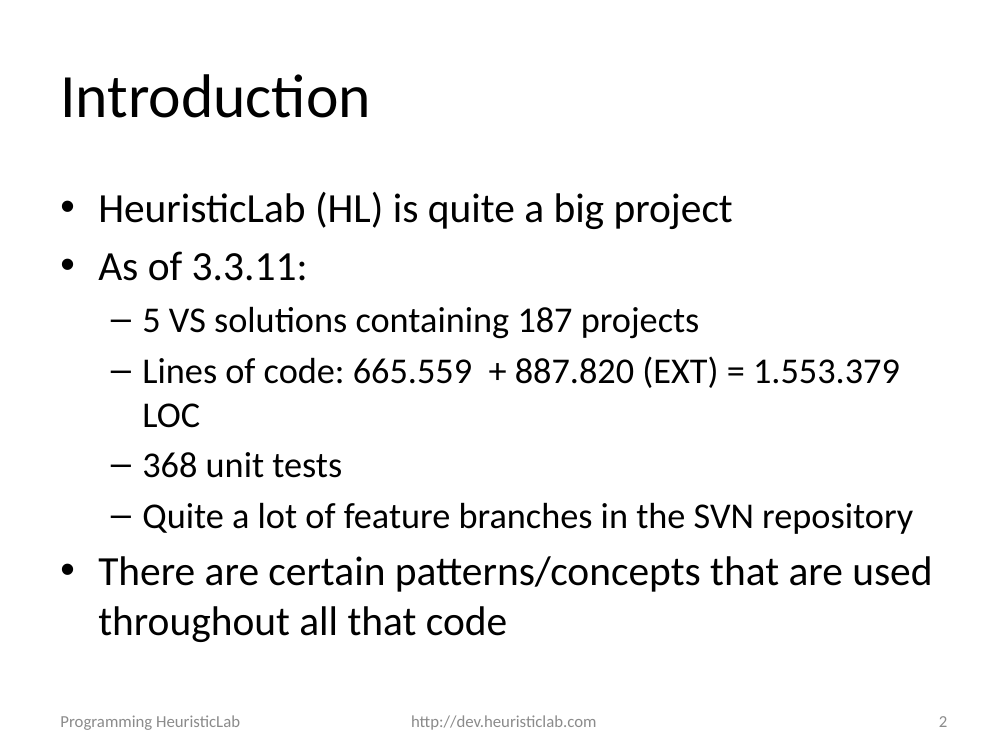
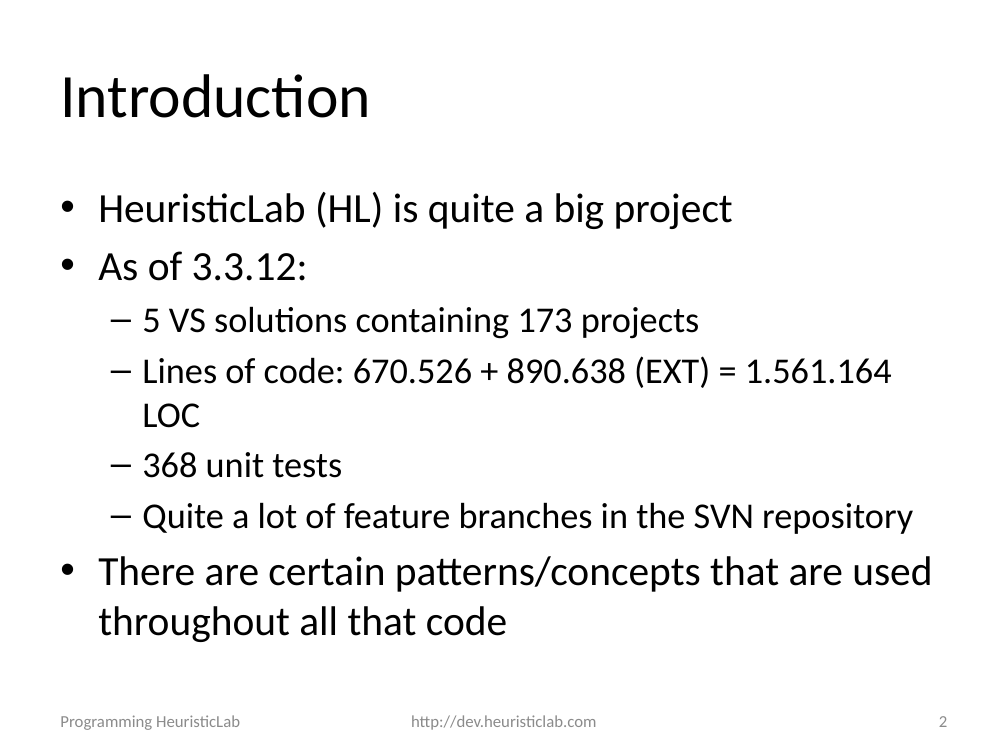
Before and after one commit to heal-research/HeuristicLab, a slide deck: slide 2 of documentation/Tutorials/Programming HeuristicLab - Basics.pptx. Drawn at 1008x756 pixels with LibreOffice and Linux fonts; fonts in the diff are those of the drawing; background and template pictures are left out. Boxes give left, top, right and bottom in pixels: in the first picture for what was removed or moved away, otherwise in the second. Text is boxed around its words. In the diff, an @@ line names an element or a change of style, - is before the commit and + after.

Commit message:
updated slides

```diff
--- a/documentation/Tutorials/Programming HeuristicLab - Basics.pptx
+++ b/documentation/Tutorials/Programming HeuristicLab - Basics.pptx
@@ text at (98,251,892,428): text changed @@
-• As of 3.3.11:
-  – 5 VS solutions containing 187 projects
-  – Lines of code: 665.559 + 887.820 (EXT) = 1.553.379 LOC
+• As of 3.3.12:
+  – 5 VS solutions containing 173 projects
+  – Lines of code: 670.526 + 890.638 (EXT) = 1.561.164 LOC
```
Also in this commit, not shown: 1 other file.
